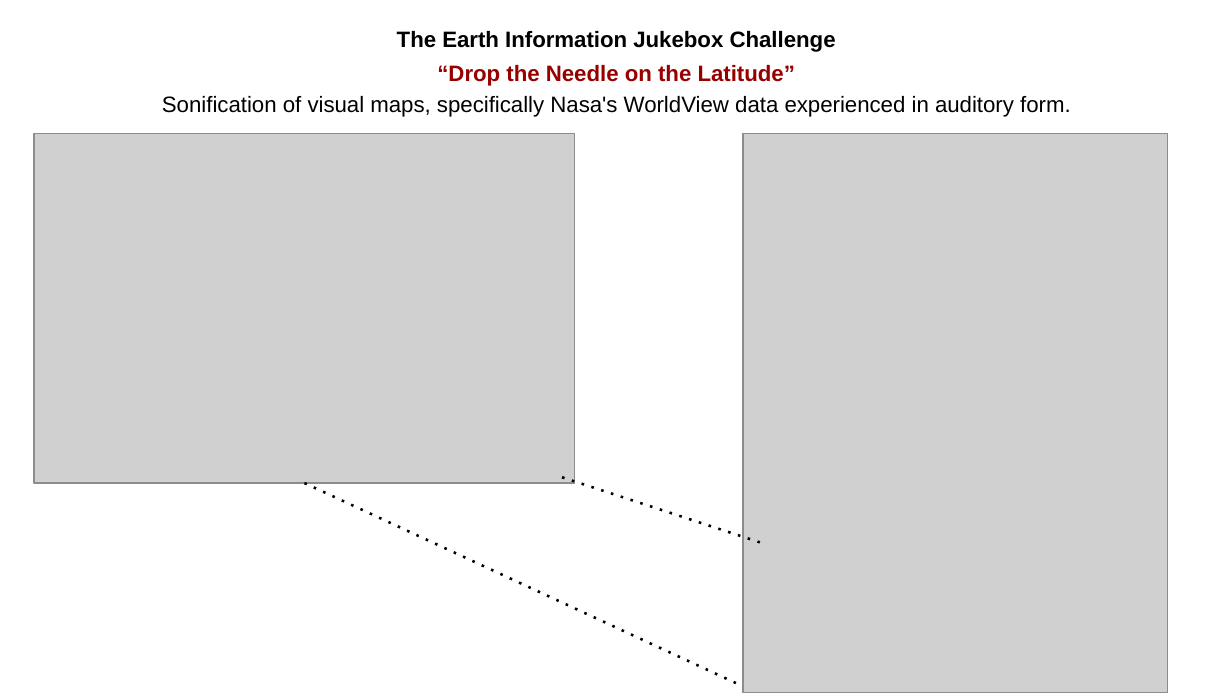
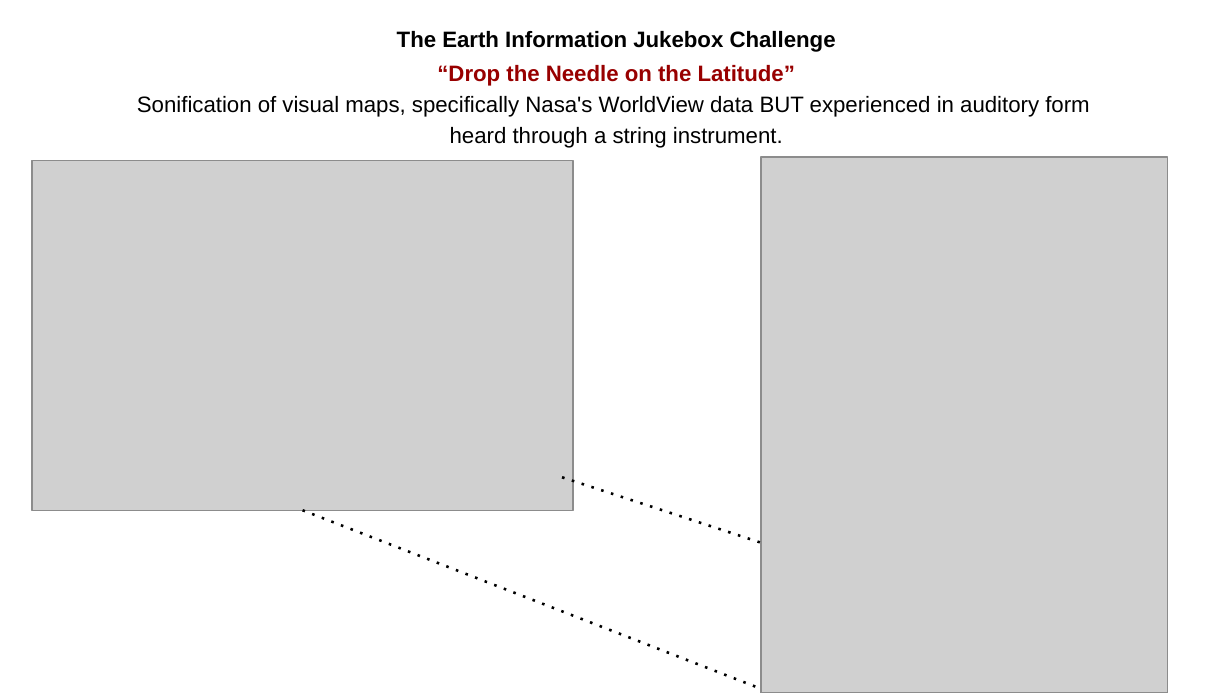
Before and after one commit to ss-stewart/Earth_Info_Jukebox, a slide deck: slide 1 of BKBBs NASA Space APPS.pptx. Drawn at 1232x693 pixels with LibreOffice and Linux fonts; fonts in the diff are those of the drawing; grey boxes stand for pictures. Boxes give left, top, right and bottom in pixels: in the first picture for what was removed or moved away, otherwise in the second. Text is boxed around its words. In the diff, an @@ line names an element or a change of style, - is before the commit and + after.

```diff
--- a/BKBBs NASA Space APPS.pptx
+++ b/BKBBs NASA Space APPS.pptx
@@ text at [137,96,1089,148]: text changed @@
-Sonification of visual maps, specifically Nasa's WorldView data experienced in auditory form.
+Sonification of visual maps, specifically Nasa's WorldView data BUT experienced in auditory form
+heard through a string instrument.
@@ picture: place and size @@
-picture at [34,133,575,483]
+picture at [32,160,573,510]
@@ picture: place and size @@
-picture at [743,133,1168,692]
+picture at [761,158,1168,693]
@@ line moved from (304, 483) - (770, 693) to (303, 510) - (771, 693) @@
```
Also in this commit, not shown: 3 other slides changed, 1 slide added, 1 slide removed, 1 other file.
